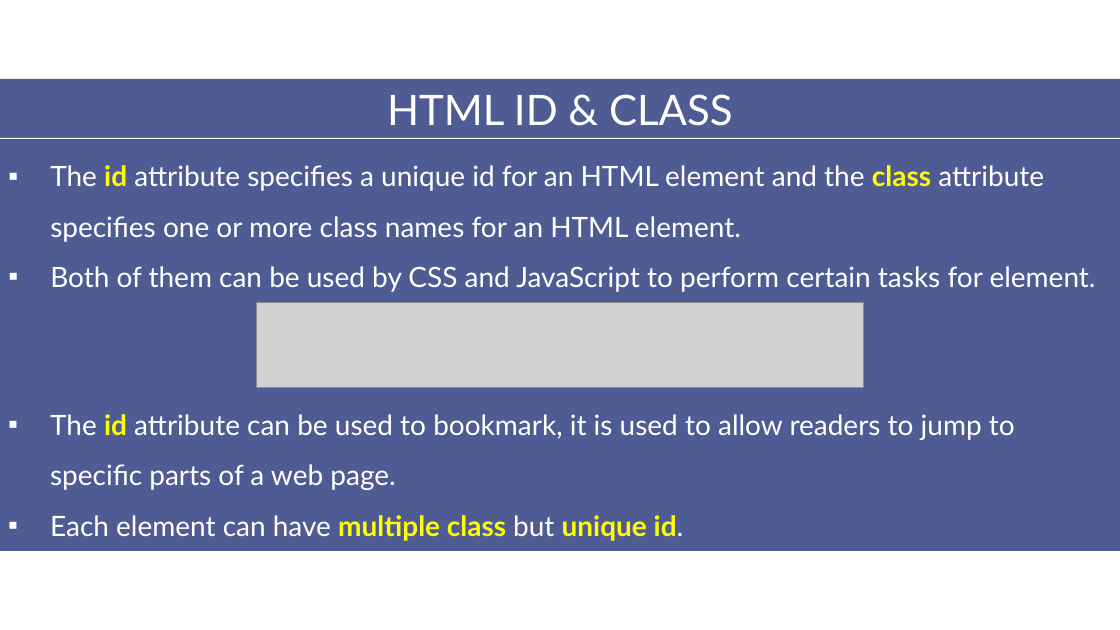
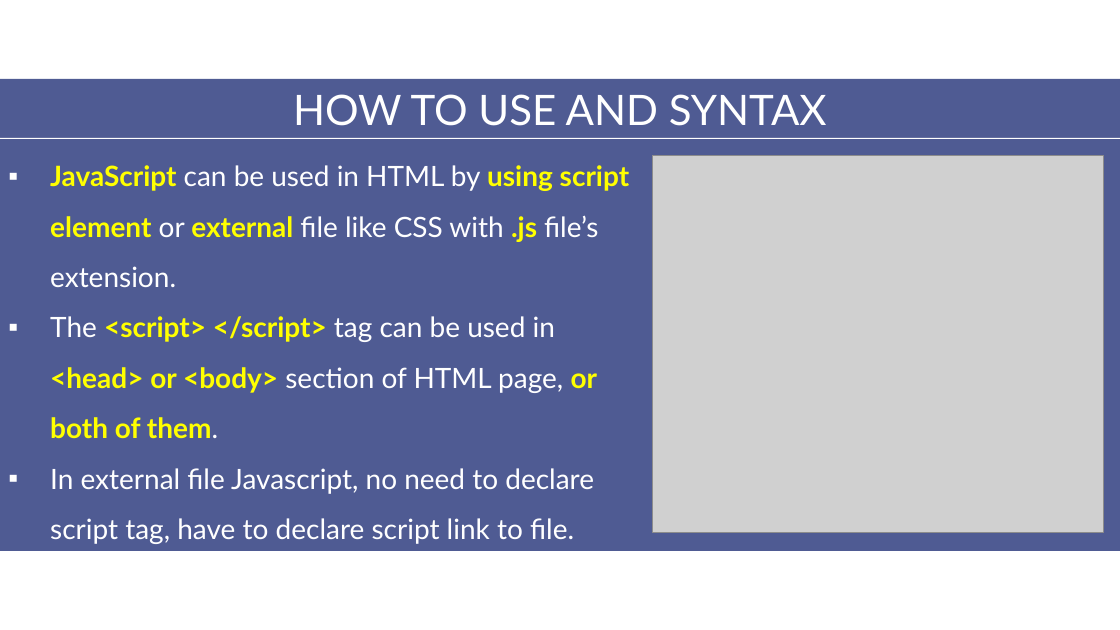
Before and after one commit to aptech-php/aptech-php-course, a slide deck: slide 4 of HTML-CSS-JS/slides/4-JavaScript.pptx. Drawn at 1120x630 pixels with LibreOffice and Linux fonts; fonts in the diff are those of the drawing; grey boxes stand for pictures. Boxes give left, top, right and bottom in pixels: in the first picture for what was removed or moved away, otherwise in the second. Text is boxed around its words. In the diff, an @@ line names an element or a change of style, - is before the commit and + after.

Commit message:
add javascript slide

```diff
--- a/HTML-CSS-JS/slides/4-JavaScript.pptx
+++ b/HTML-CSS-JS/slides/4-JavaScript.pptx
@@ text at (293,94,827,126): text changed @@
-HTML ID & CLASS
+HOW TO USE AND SYNTAX
@@ text at (50,165,629,544): text changed @@
-▪ The id attribute specifies a unique id for an HTML element and the class attribute specifies one or more class names for an HTML element.
-▪ Both of them can be used by CSS and JavaScript to perform certain tasks for element.
+▪ JavaScript can be used in HTML by using script element or external file like CSS with .js file’s extension.
+▪ The <script> </script> tag can be used in <head> or <body> section of HTML page, or both of them.
+▪ In external file Javascript, no need to declare script tag, have to declare script link to file.
@@ picture added at (653,155,1103,533) @@
@@ picture removed at (256,302,864,387) @@
@@ text removed at (50,414,1015,541) @@
-▪ The id attribute can be used to bookmark, it is used to allow readers to jump to specific parts of a web page.
-▪ Each element can have multiple class but unique id.
```
Also in this commit, not shown: 3 other slides changed, 3 slides added, 3 slides removed, 1 other file.
